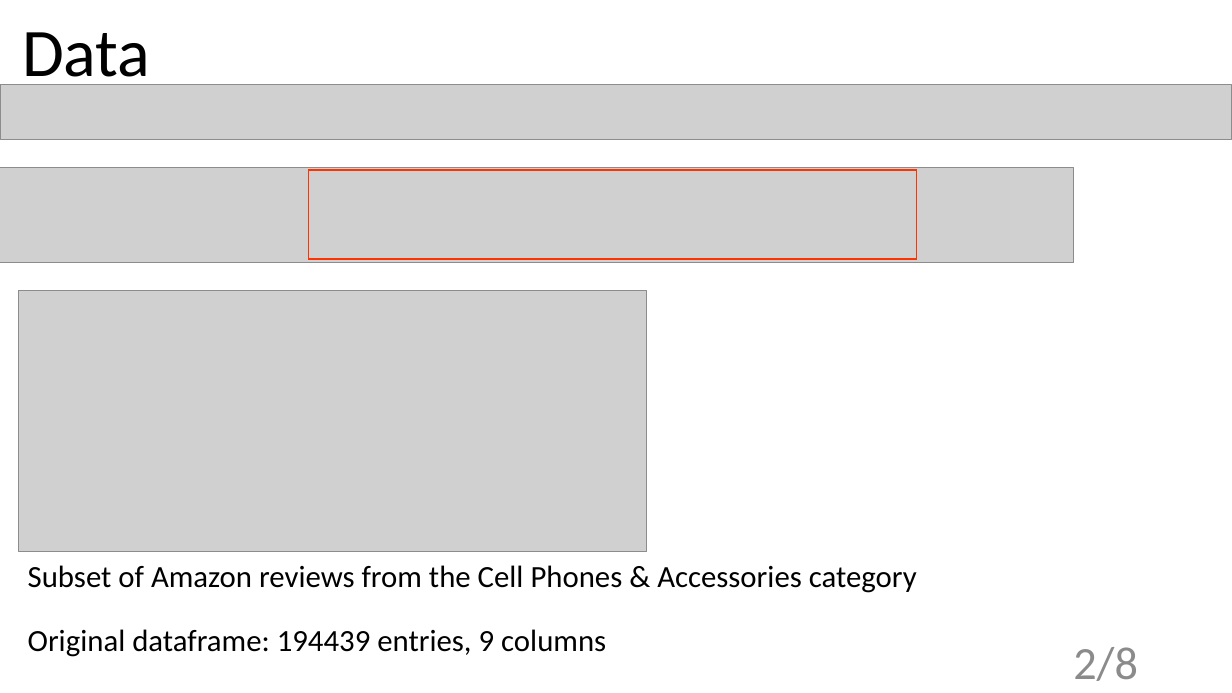
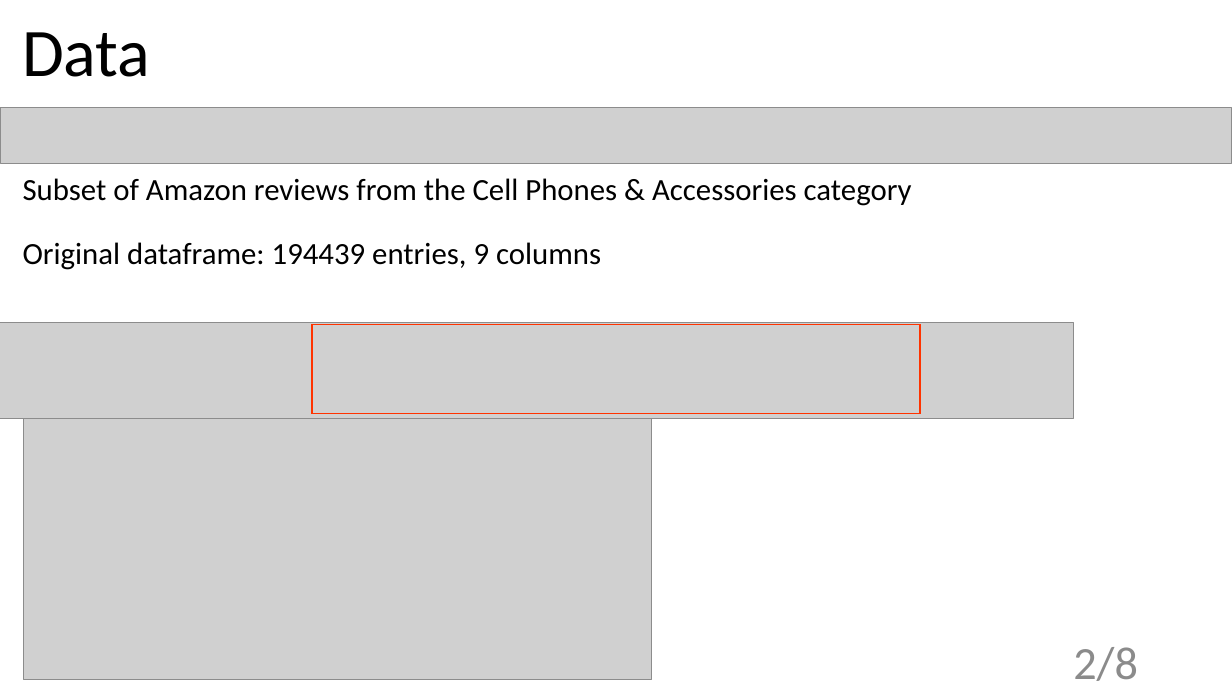
Before and after one commit to VUDataSci/data-presentation-KeqingLiuVU, a slide deck: slide 3 of midterm_slide.pptx. Drawn at 1232x693 pixels with LibreOffice and Linux fonts; fonts in the diff are those of the drawing; grey boxes stand for pictures. Boxes give left, top, right and bottom in pixels: in the first picture for what was removed or moved away, otherwise in the second. Text is boxed around its words. In the diff, an @@ line names an element or a change of style, - is before the commit and + after.

```diff
--- a/midterm_slide.pptx
+++ b/midterm_slide.pptx
@@ picture: place and size @@
-picture at [0, 84, 1232, 140]
+picture at [0, 108, 1232, 164]
@@ text "Subset of Amazon reviews from ...": place and size @@
-text "Subset of Amazon reviews from ..." at [28, 565, 917, 657]
+text "Subset of Amazon reviews from ..." at [23, 178, 912, 270]
@@ picture: place and size @@
-picture at [0, 167, 1074, 263]
+picture at [0, 323, 1074, 419]
@@ rectangle: place and size @@
-rectangle at [309, 170, 917, 259]
+rectangle at [312, 324, 921, 413]
@@ picture: place and size @@
-picture at [18, 290, 647, 552]
+picture at [24, 418, 653, 679]
```
Also in this commit, not shown: 2 other slides changed.
